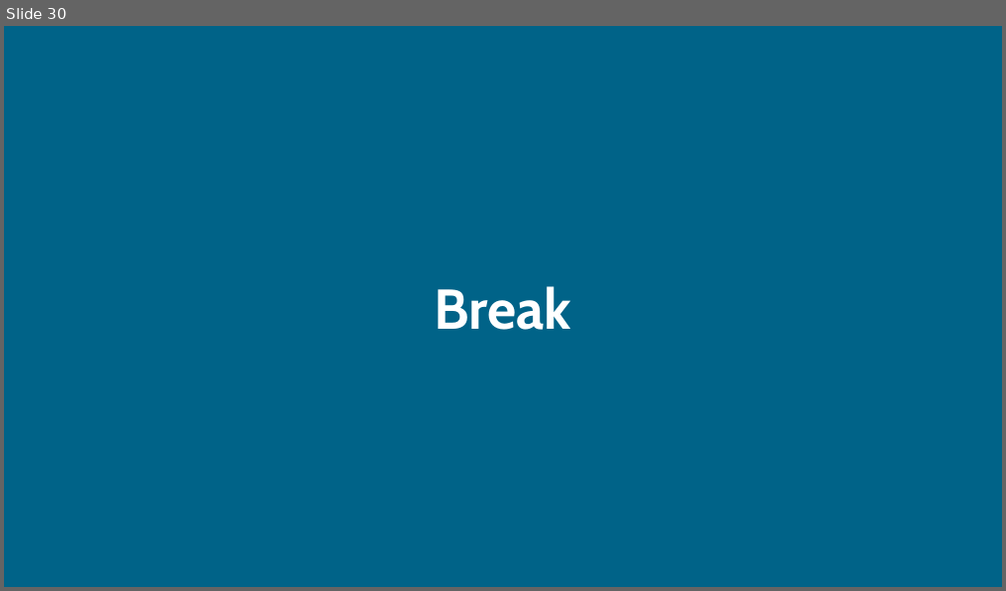
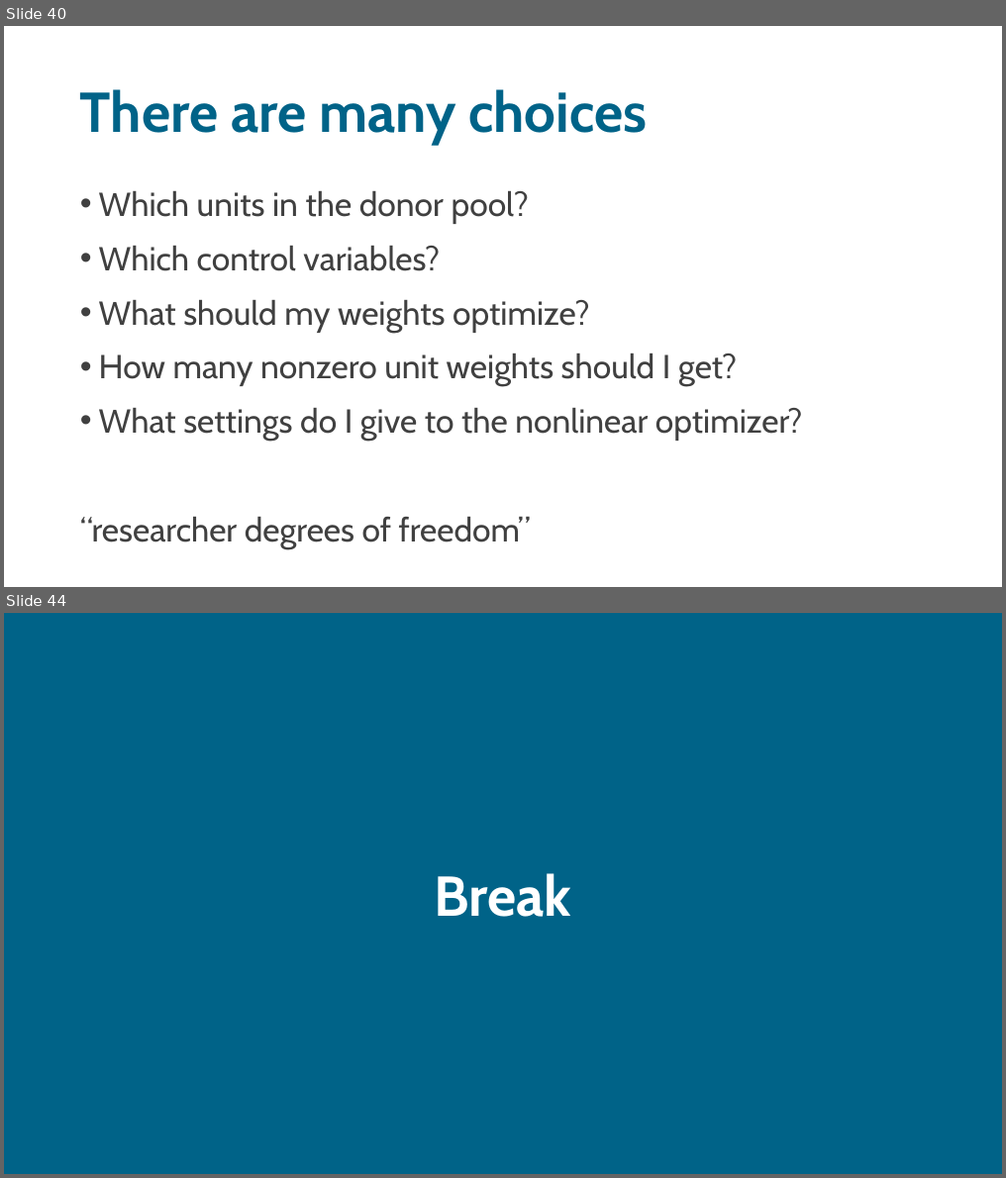
Before and after one commit to sodascience/workshop_causal_impact_assessment, a slide deck: lectures/03_synthetic_control/synthetic_control.pptx. Shown one above the other, each under a label of ours: slide 30 before the commit, slides 40 and 44 after it; the slides between them are not shown. The pictures are 1006x591 and 1006x1178 pixels, drawn with LibreOffice and Linux fonts; fonts in the diff are those of the drawing. Boxes give left, top, right and bottom in pixels: in the first picture for what was removed or moved away, otherwise in the second. Text is boxed around its words. In the diff, an @@ line names an element or a change of style, - is before the commit and + after.

Commit message:
add synthetic control lecture

```diff
--- a/lectures/03_synthetic_control/synthetic_control.pptx
+++ b/lectures/03_synthetic_control/synthetic_control.pptx
@@ slide 40 added at (x1=4, y1=26, x2=1002, y2=587), background #FFFFFF @@
@@ title added at (x1=80, y1=89, x2=647, y2=145), 54 pt, text #006388, bold @@
+There are many choices
@@ text added at (x1=80, y1=191, x2=803, y2=550), 32 pt, text #404040 @@
+• Which units in the donor pool?
+• Which control variables?
+• What should my weights optimize?
+• How many nonzero unit weights should I get?
+• What settings do I give to the nonlinear optimizer?
+“researcher degrees of freedom”
@@ what was slide 30 is now slide 44 @@
```
Also in this commit, not shown: 1 slide changed, 41 other slides added, 28 slides removed, 4 other files.
